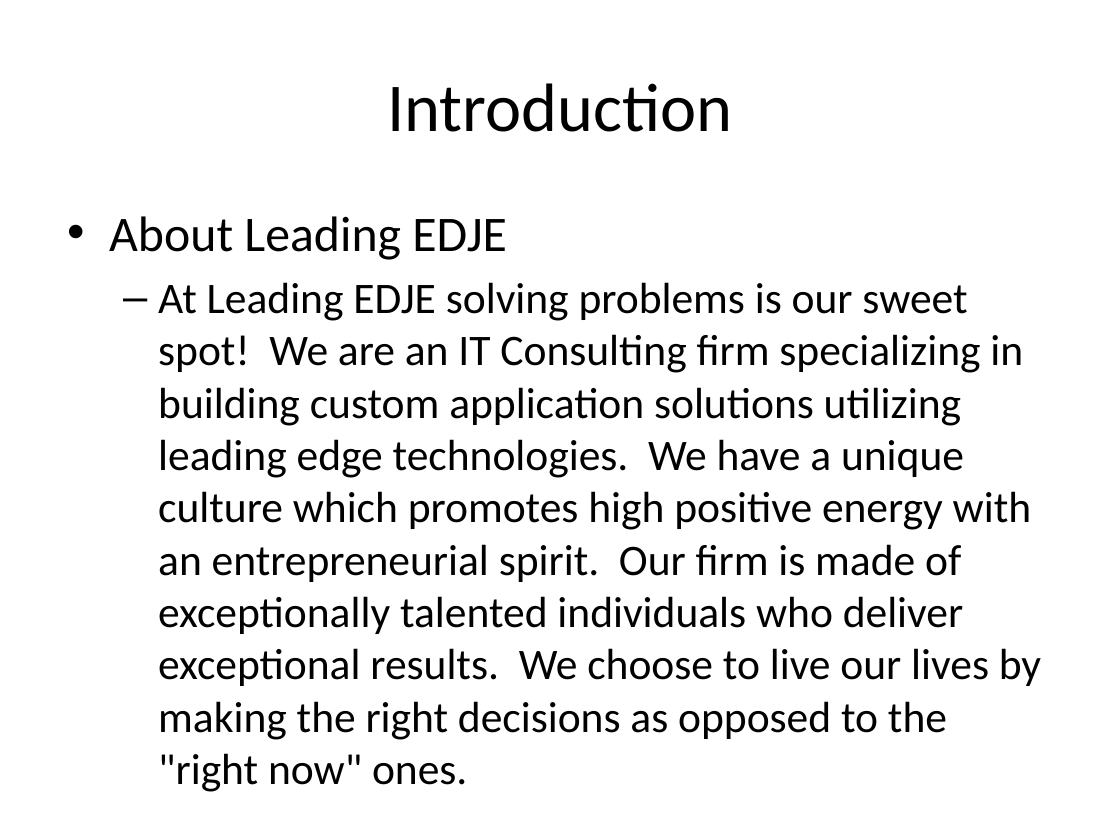
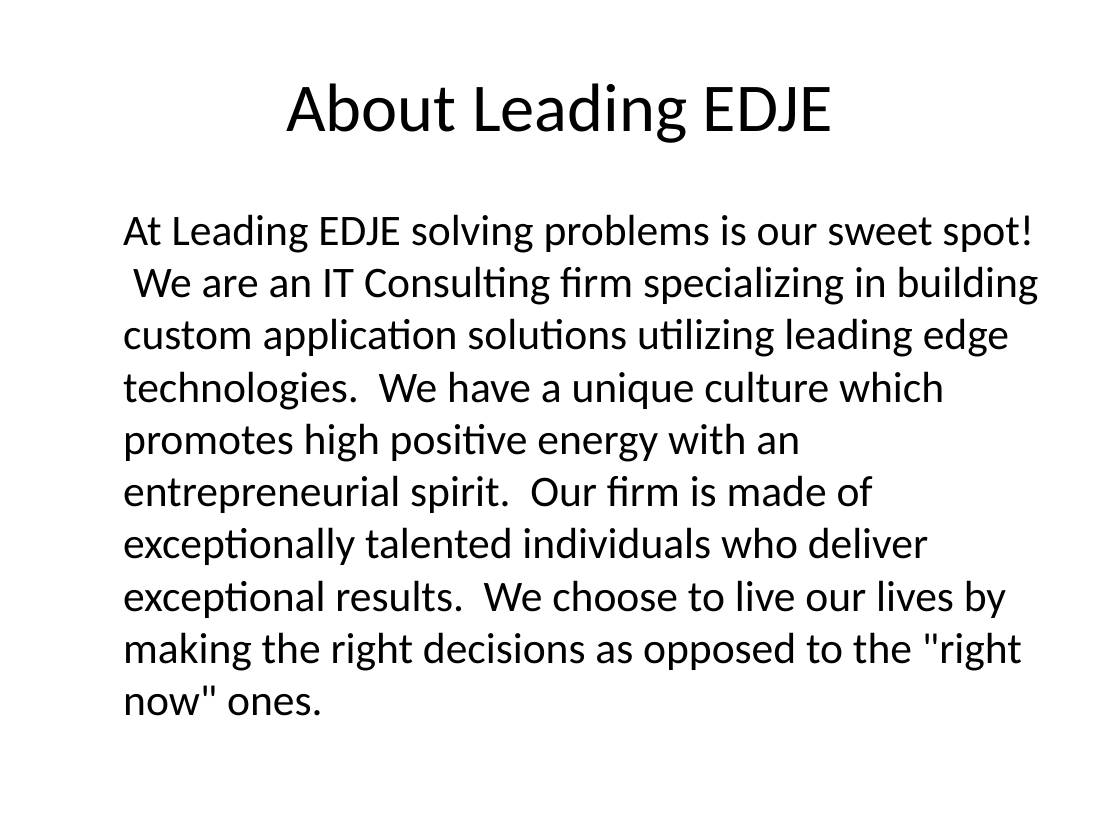
Before and after one commit to LeadingEDJE/MobilePushNotification, a slide deck: slide 6 of Implementing Push Notification in Android.pptx. Drawn at 1120x840 pixels with LibreOffice and Linux fonts; fonts in the diff are those of the drawing; background and template pictures are left out. Boxes give left, top, right and bottom in pixels: in the first picture for what was removed or moved away, otherwise in the second. Text is boxed around its words. In the diff, an @@ line names an element or a change of style, - is before the commit and + after.

```diff
--- a/Implementing Push Notification in Android.pptx
+++ b/Implementing Push Notification in Android.pptx
@@ title at [286,83,833,143]: text changed @@
-Introduction
+About Leading EDJE
@@ text "At Leading EDJE solving problems ..." at [123,214,1039,716]: bullet – to none @@
@@ text at [109,216,507,260]: paragraph removed @@
-• About Leading EDJE
```
Also in this commit, not shown: 6 other slides changed.
